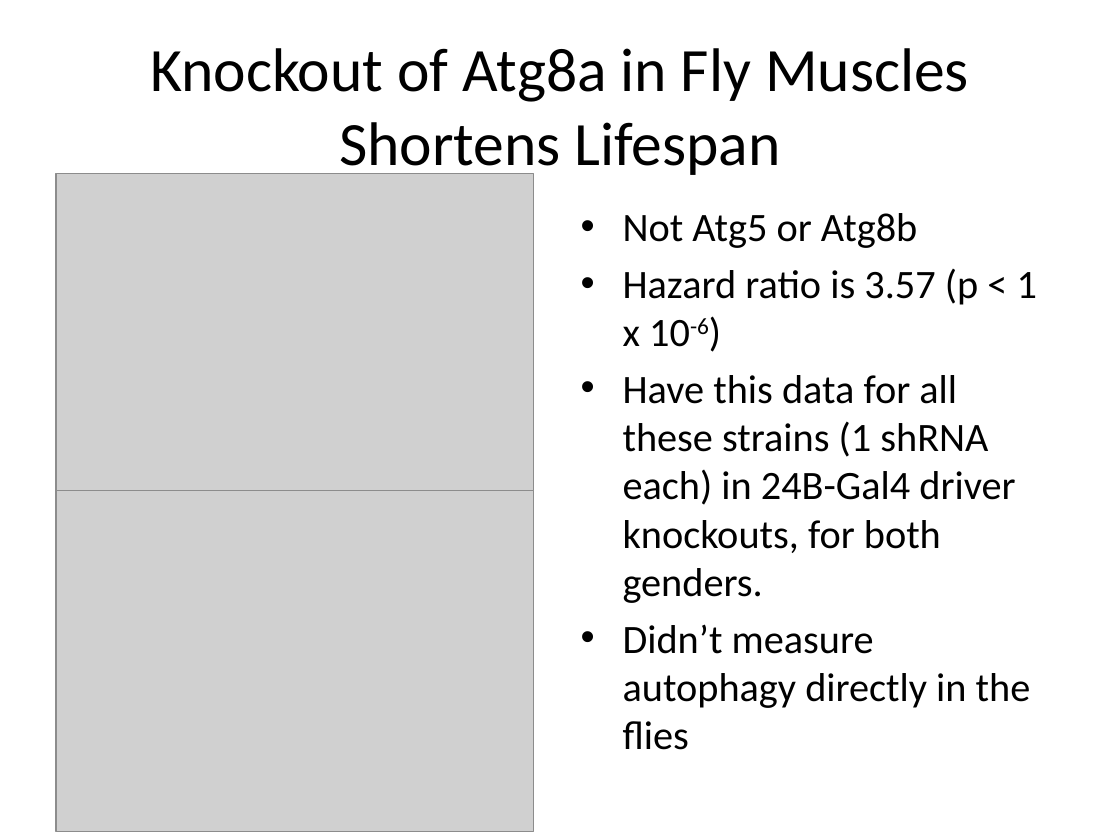
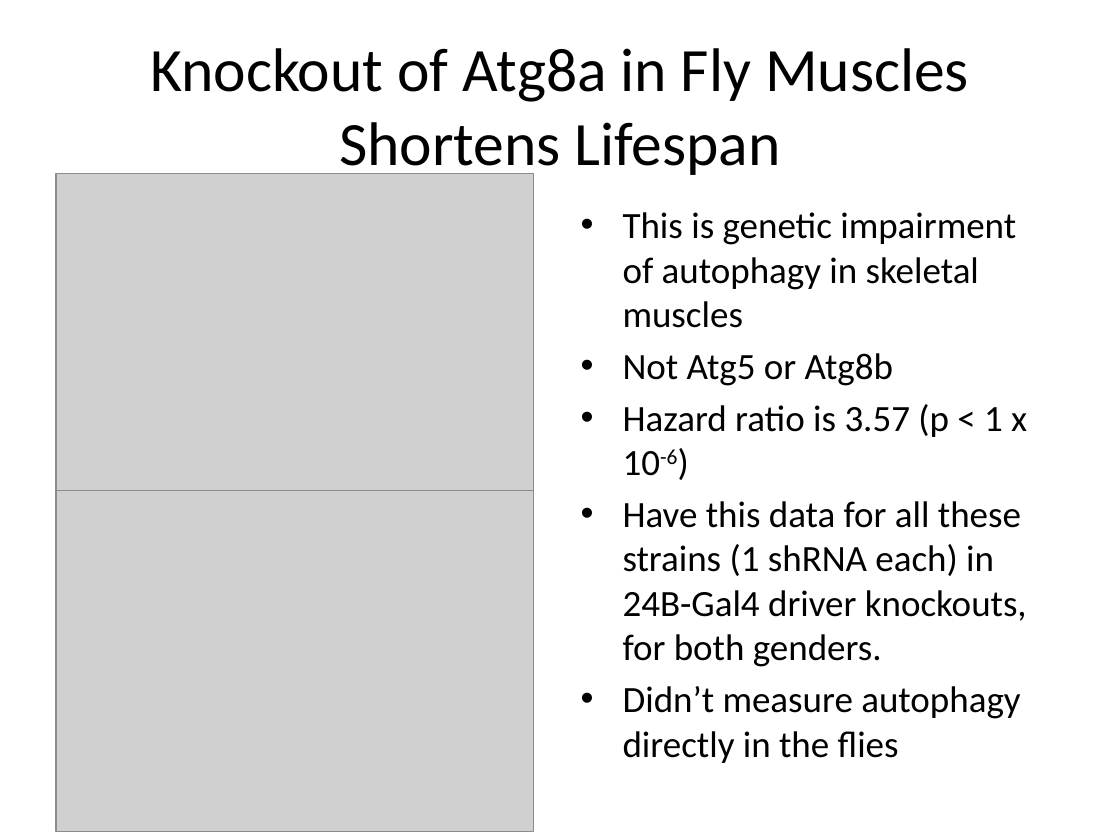
Before and after one commit to BridgesLab/DrosophilaMuscleFunction, a slide deck: slide 7 of Manuscripts/Muscle Tsc1 Aging Paper/Data Summary.pptx (slide 6 before the commit). Drawn at 1120x840 pixels with LibreOffice and Linux fonts; fonts in the diff are those of the drawing; grey boxes stand for pictures. Boxes give left, top, right and bottom in pixels: in the first picture for what was removed or moved away, otherwise in the second. Text is boxed around its words. In the diff, an @@ line names an element or a change of style, - is before the commit and + after.

```diff
--- a/Manuscripts/Muscle Tsc1 Aging Paper/Data Summary.pptx
+++ b/Manuscripts/Muscle Tsc1 Aging Paper/Data Summary.pptx
@@ text at bbox=[623, 212, 1016, 328]: paragraph added @@
+• This is genetic impairment of autophagy in skeletal muscles
@@ text at bbox=[623, 353, 1027, 763]: size 25.9 to 23.8 pt in "Not Atg5 or Atg8b", "Hazard ratio is 3.57 (p < 1 ...", "Have this data for all these strains ...", "Didn’t measure autophagy directly in the flies" @@
```
Also in this commit, not shown: 1 other slide changed, 1 slide added, 32 other files.
